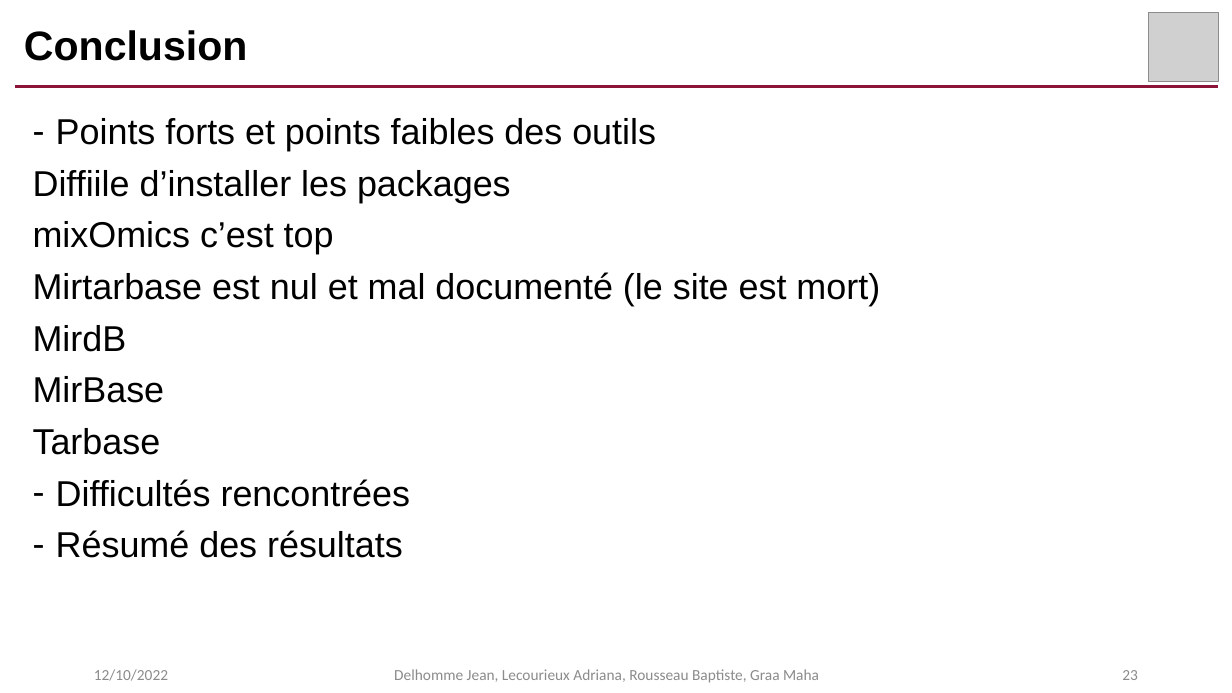
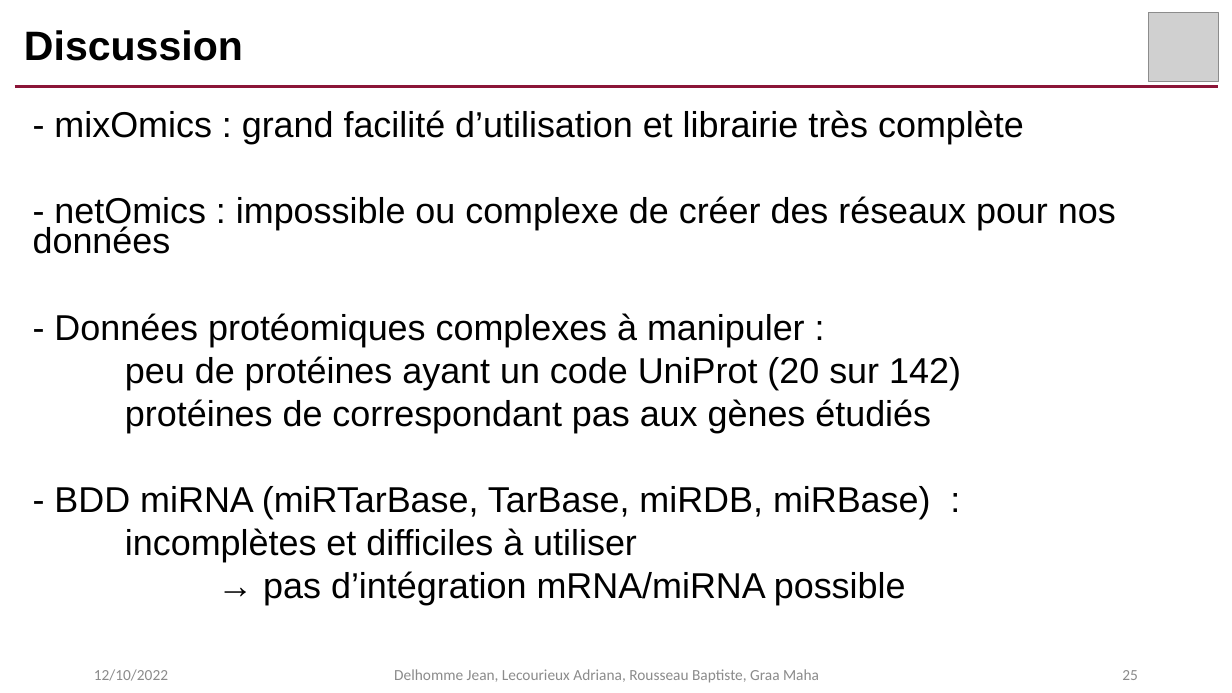
Before and after one commit to AdrianaLecourieux/multi_omics, a slide deck: slide 25 of presentation.pptx (slide 23 before the commit). Drawn at 1232x693 pixels with LibreOffice and Linux fonts; fonts in the diff are those of the drawing; grey boxes stand for pictures. Boxes give left, top, right and bottom in pixels: in the first picture for what was removed or moved away, otherwise in the second. Text is boxed around its words. In the diff, an @@ line names an element or a change of style, - is before the commit and + after.

```diff
--- a/presentation.pptx
+++ b/presentation.pptx
@@ title at bbox=[24, 30, 243, 61]: text changed @@
-Conclusion
+Discussion
@@ text at bbox=[33, 110, 1116, 605]: text changed @@
-– Points forts et points faibles des outils
-Diffiile d’installer les packages
-mixOmics c’est top
-Mirtarbase est nul et mal documenté (le site est mort)
-MirdB
-MirBase
-Tarbase
-– Difficultés rencontrées
-– Résumé des résultats
+- mixOmics : grand facilité d’utilisation et librairie très complète
+- netOmics : impossible ou complexe de créer des réseaux pour nos données
+- Données protéomiques complexes à manipuler :
+peu de protéines ayant un code UniProt (20 sur 142)
+protéines de correspondant pas aux gènes étudiés
+- BDD miRNA (miRTarBase, TarBase, miRDB, miRBase) :
+incomplètes et difficiles à utiliser
+→ pas d’intégration mRNA/miRNA possible
@@ page number at bbox=[1122, 670, 1138, 680]: text changed @@
-23
+25
```
Also in this commit, not shown: 1 other slide changed, 4 slides added.
